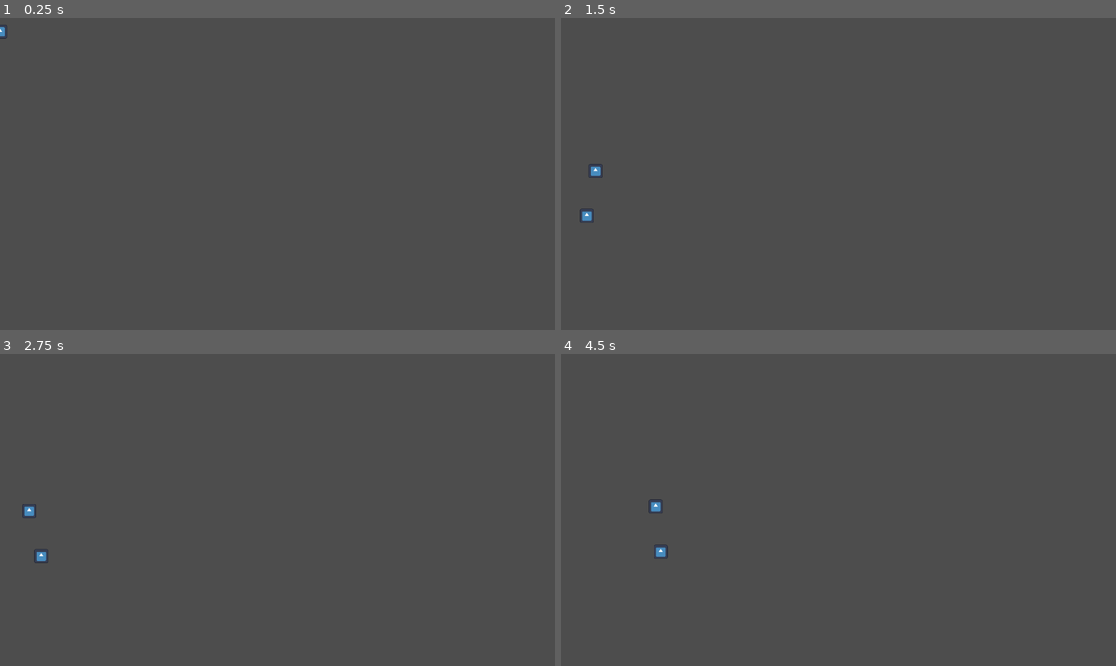
Above: before the commit, frames 1-4 (two rows, left to right).
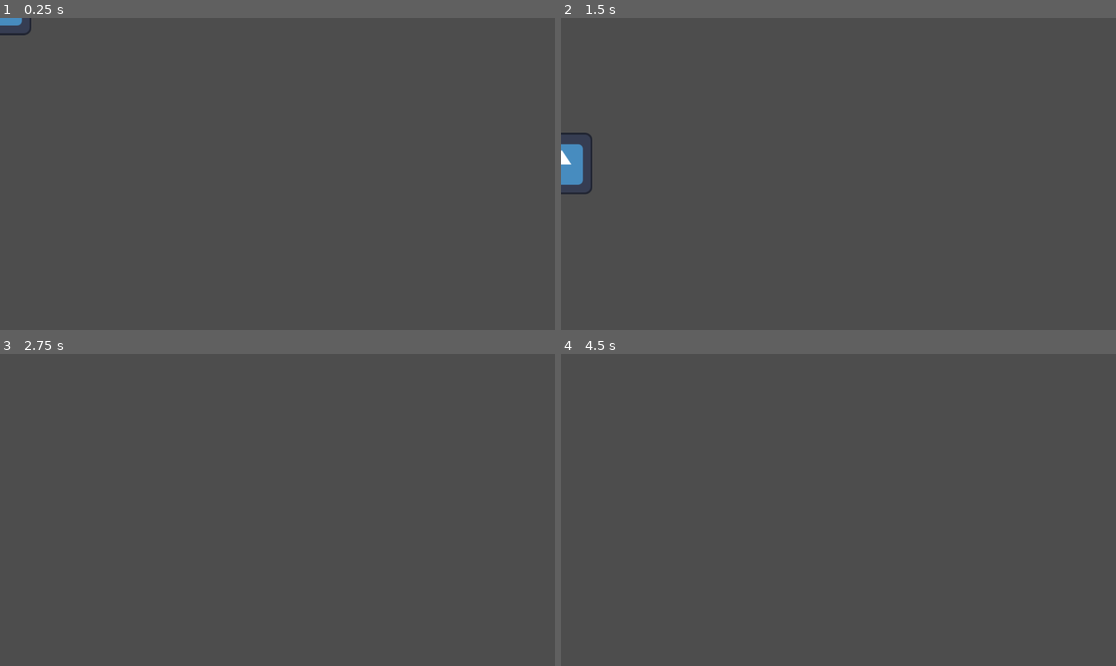
Above: after the commit, the same moments.

Repository: alazyartist/squish
Game: Godot game, scene res://Root/Root.tscn
Two runs of this game, one before a commit and one after it. Both use one fixed random seed, a clock stepped at 60 frames per second and the inputs below. The engine's default icon, where the game draws it, is replaced by a stand-in: a white triangle on a blue panel in a dark square.
Inputs:
- Up to frame 1 (0.25 s): no input
- Up to frame 2 (1.5 s): tap Enter (ui_accept) at 0.5, 0.77 s; hold Space (ui_select) 0.53-1.28 s; hold D (right) from 0.53 s (still down); tap Space (ui_select) at 1.35 s
- Up to frame 3 (2.75 s): tap Enter (ui_accept) at 1.52 s; release D (right) at 2.03 s; hold Left (left) from 2.03 s (still down); hold Space (ui_select) from 2.03 s (still down)
- Up to frame 4 (4.5 s): release Left (left) at 2.78 s; release Space (ui_select) at 2.78 s; hold D (right) 2.78-4.28 s; tap Space (ui_select) at 2.85, 4.35 s; tap Enter (ui_accept) at 3.02, 3.77 s; hold Space (ui_select) 3.53-4.28 s; hold Left (left) from 4.28 s (still down)

The runs differ from the first frame. In frame 1, 0.2% of the frame differs, in the area x 0-6%, y 0-7%; in frame 2, 0.8%, in the area x 0-8%, y 36-66%; in frame 3, 0.1%; in frame 4, 0.2%.

Commit message:
Fixed Squish2

Diff:
--- a/Root/Root.gd
+++ b/Root/Root.gd
@@ -1,6 +1,6 @@
 extends Node2D
 
-@export var new_squish:PackedScene = preload("res://Squish/Squish.tscn")
+@export var new_squish:PackedScene = preload("res://Squish/Squish2.tscn")
 # Called when the node enters the scene tree for the first time.
 func _ready():
 
--- a/Root/Root.tscn
+++ b/Root/Root.tscn
@@ -1,7 +1,7 @@
 [gd_scene load_steps=4 format=3 uid="uid://dtu4argbq1yci"]
 
 [ext_resource type="Script" path="res://Root/Root.gd" id="1_32ggw"]
-[ext_resource type="PackedScene" uid="uid://s0d83lmkg272" path="res://Squish/Squish.tscn" id="2_b2lbc"]
+[ext_resource type="PackedScene" uid="uid://d1rr3l5yg0sq5" path="res://Squish/Squish2.tscn" id="2_8gu7f"]
 
 [sub_resource type="RectangleShape2D" id="RectangleShape2D_vg267"]
 size = Vector2(729, 214)
@@ -23,4 +23,4 @@
 position = Vector2(587, 149)
 shape = SubResource("RectangleShape2D_vg267")
 
-[node name="Squish" parent="." instance=ExtResource("2_b2lbc")]
+[node name="Squish2" parent="." instance=ExtResource("2_8gu7f")]
--- a/Squish/Squish2.gd
+++ b/Squish/Squish2.gd
@@ -7,7 +7,7 @@
 # Get the gravity from the project settings to be synced with RigidBody nodes.
 var gravity = ProjectSettings.get_setting("physics/2d/default_gravity")
 # Constants
-var jump_force = -600.0
+var jump_force = -400.0
 var spring_constant = 100.0
 var damping = 5.0
 var compression_speed = 4.5
@@ -16,25 +16,35 @@
 # Variables
 var is_compressing = false
 var is_jumping = false
+var is_decompressing = false
 var compression = 0.0
 
 func _ready():
+	name = "Squish"
 	pass
 
 func _physics_process(delta):
+
+	if is_compressing:
+		print("Compressing")
+		print(compression)
+	if is_jumping:
+		print("is_jumping")
+		print(compression)
+		print(max_compression)
 	if is_compressing:
 		# Compress the spring
 		compression += compression_speed * delta
 		if compression >= max_compression:
 			compression = max_compression
 			is_compressing = false
-			is_jumping = true
-	elif is_jumping:
+			#is_jumping = true
+	elif is_decompressing:
 		# Decompress the spring
 		compression -= compression_speed * delta
 		if compression <= 0:
 			compression = 0
-			is_jumping = false
+			is_decompressing = false
 			perform_jump()
 	else:
 		# Apply gravity if not on the floor
@@ -49,12 +59,19 @@
 
 func perform_jump():
 	velocity.y = jump_force
+	max_compression = 0.99
 
 func update_spring_visual():
 	# Scale the sprite based on the compression
 	$Icon.scale = Vector2(rest_height+compression/2,rest_height - compression)
 
 func _input(event):
+	if event.is_action_released("ui_select"):
+		print(1+(1-compression))
+		jump_force = JUMP_VELOCITY * (1+compression)
+		max_compression = compression if not compression == 0 or compression >=1.0 else 0.8
+		is_decompressing = true
+
 	if event.is_action_pressed("ui_select") and is_on_floor() and not is_compressing and not is_jumping:
 		is_compressing = true
 	var direction = Input.get_axis("ui_left", "ui_right")
